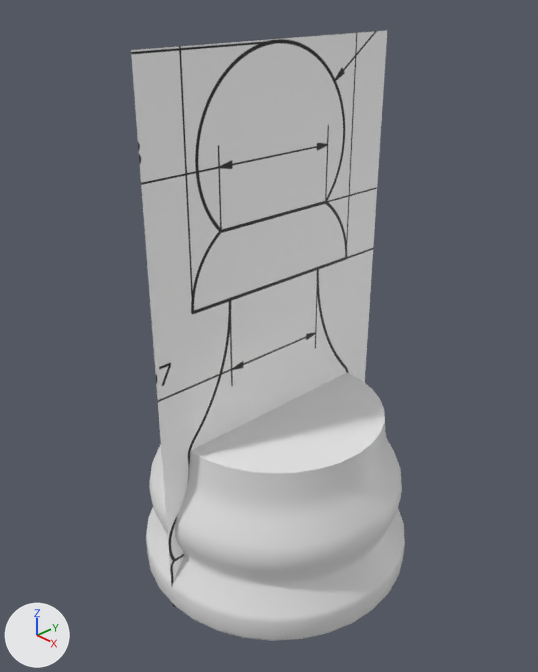
What one commit did to the Blender file chessset/ChessPieceBase.blend.
The view is the same before and after, from a 50 mm lens placed at (0.0498, -0.0479, 0.0609), pointed at (-0.0003, -0.0007, 0.0273). The lights are fixed; the arrows at lower left show +X, +Y and +Z.

In view in the first picture: 'Base', 'PawnRef'.
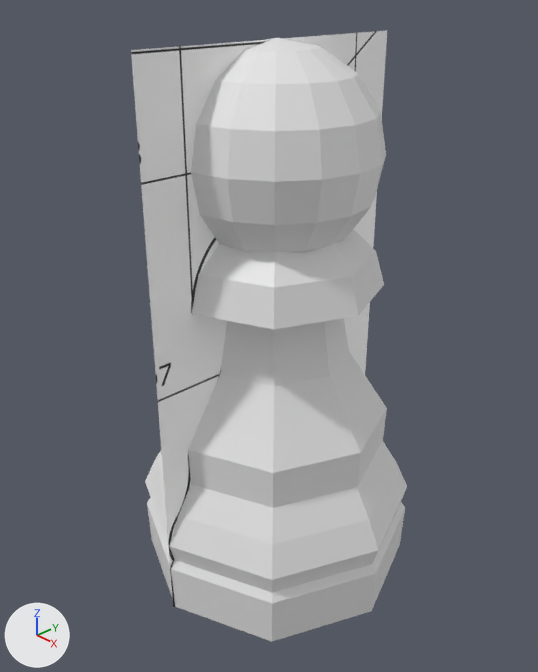
Commit message: make a pawn piece

Location of each change, [x1, y1, x2, y2] in pixels of the pictures (538 x 672 px):
'Sphere', added
    after: [145, 37, 407, 642]
'Base', deleted
    before: [146, 373, 405, 641]
'PawnRef', unchanged, covered by the edit
    both: [131, 30, 387, 608]

The change, as a diff of the scene's bpy script:
```diff
--- a/chessset/ChessPieceBase.blend.py
+++ b/chessset/ChessPieceBase.blend.py
@@ me_sphere @@
+me_sphere.from_pydata(...)  # 193 vertices, 186 faces; spans x -0.0149..0.0149, y -0.0149..0.0149, z -0.0459..0.0099
@@ ob_base @@
-ob_base = bpy.data.objects.new('Base', me_base)
-ob_base.location = (0.0, 0.0, 0.0)
@@ ob_sphere @@
+ob_sphere = bpy.data.objects.new('Sphere', me_sphere)
+ob_sphere.location = (0.0, 0.0, 0.0459)
```
